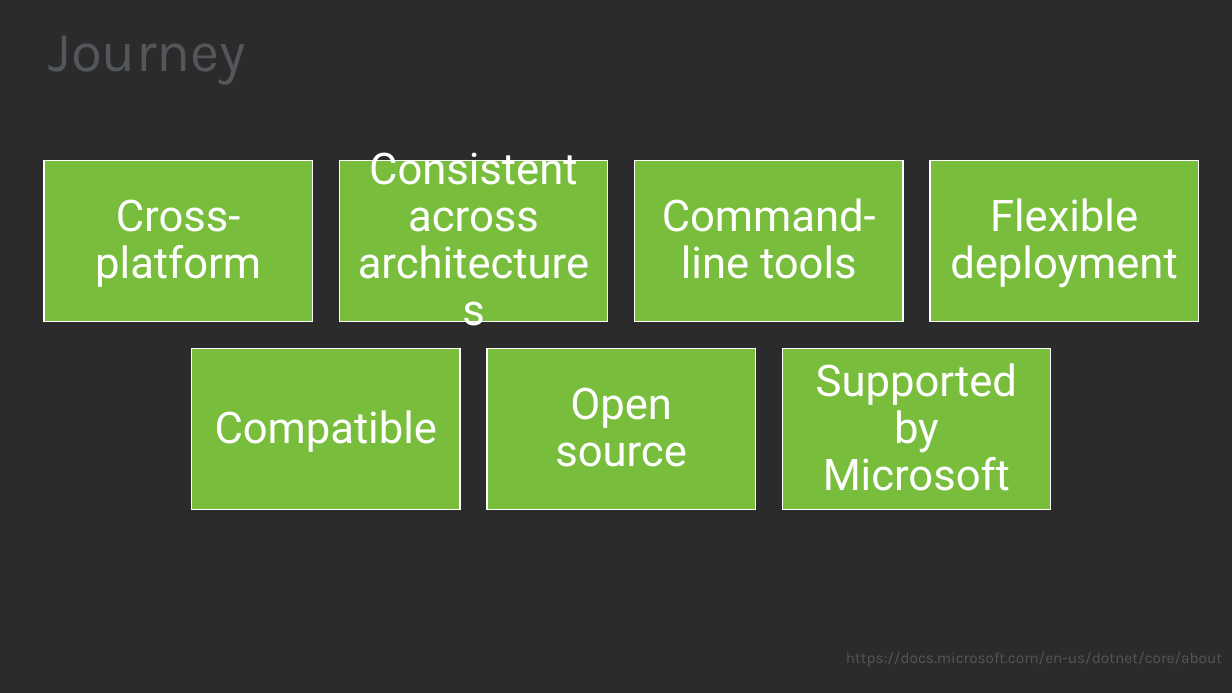
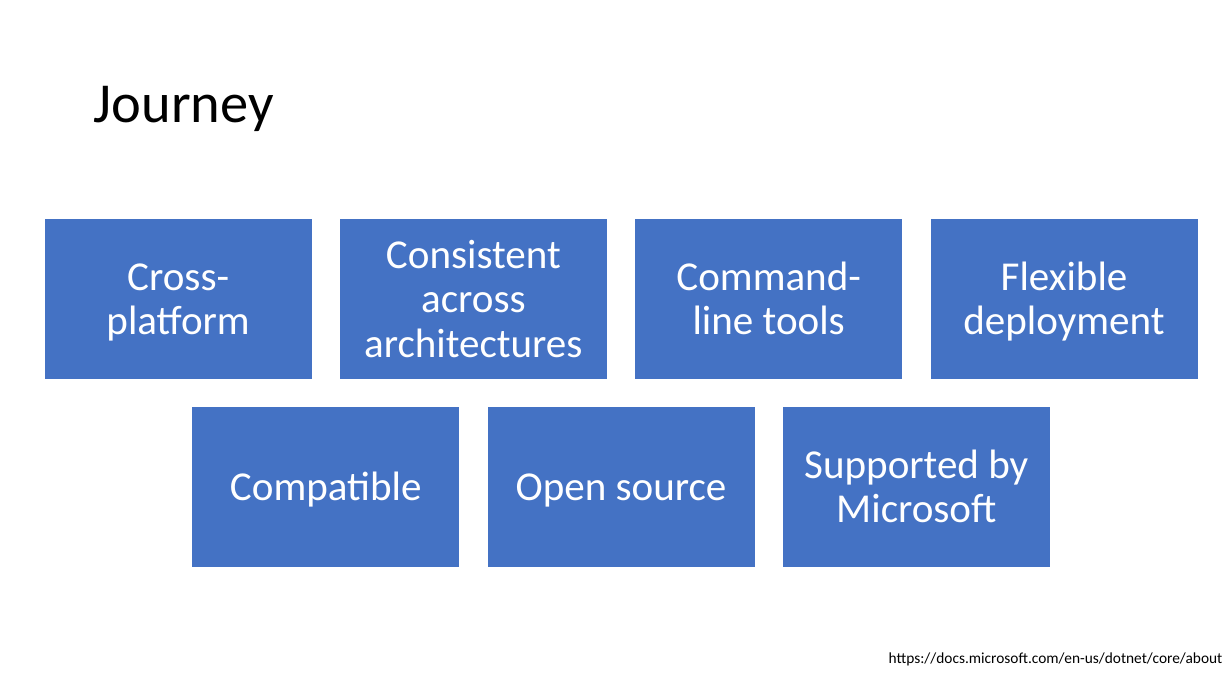
Before and after one commit to JasonBock/Presentations, a slide deck: slide 14 of What’s New in .NET Core 3.0.pptx. Drawn at 1232x693 pixels with LibreOffice and Linux fonts; fonts in the diff are those of the drawing; background and template pictures are left out; a plain dark background stands for a picture behind light text. Boxes give left, top, right and bottom in pixels: in the first picture for what was removed or moved away, otherwise in the second. Text is boxed around its words. In the diff, an @@ line names an element or a change of style, - is before the commit and + after.

```diff
--- a/What’s New in .NET Core 3.0.pptx
+++ b/What’s New in .NET Core 3.0.pptx
@@ background picture (left out) to #FFFFFF @@
@@ title "Journey" at [94, 85, 274, 131]: font Karla to Calibri, text colour #53565A to #000000 @@
@@ title "Journey": place and size @@
-title "Journey" at [48, 36, 245, 84]
+title "Journey" at [94, 85, 274, 131]
@@ 7 texts, 7 rectangles: place and size @@
-7 texts, 7 rectangles at [44, 144, 1199, 509]
+7 texts, 7 rectangles at [44, 219, 1199, 567]
@@ size 34 to 32 pt, font Roboto to Calibri in 7 elements at [106, 263, 249, 341], [364, 240, 582, 358], [676, 261, 861, 335], [963, 261, 1164, 341], [230, 471, 421, 507], [516, 473, 727, 507], [804, 449, 1028, 523] @@
@@ fill #78BE3C to #4472C4 in 7 elements at [44, 219, 313, 380], [339, 219, 608, 380], [635, 219, 904, 380], [930, 219, 1199, 380], [191, 407, 460, 567], [487, 407, 756, 567], [783, 407, 1052, 567] @@
@@ text "https://docs.microsoft.com/en-us/dotnet/core/about": place and size @@
-text "https://docs.microsoft.com/en-us/dotnet/core/about" at [846, 652, 1222, 666]
+text "https://docs.microsoft.com/en-us/dotnet/core/about" at [889, 652, 1223, 666]
@@ text "https://docs.microsoft.com/en-us/dotnet/core/about" at [889, 652, 1223, 666]: font Karla to Calibri, text colour #53565A to #000000 @@
```
Also in this commit, not shown: 33 other slides changed, 1 slide added, 1 slide removed.
